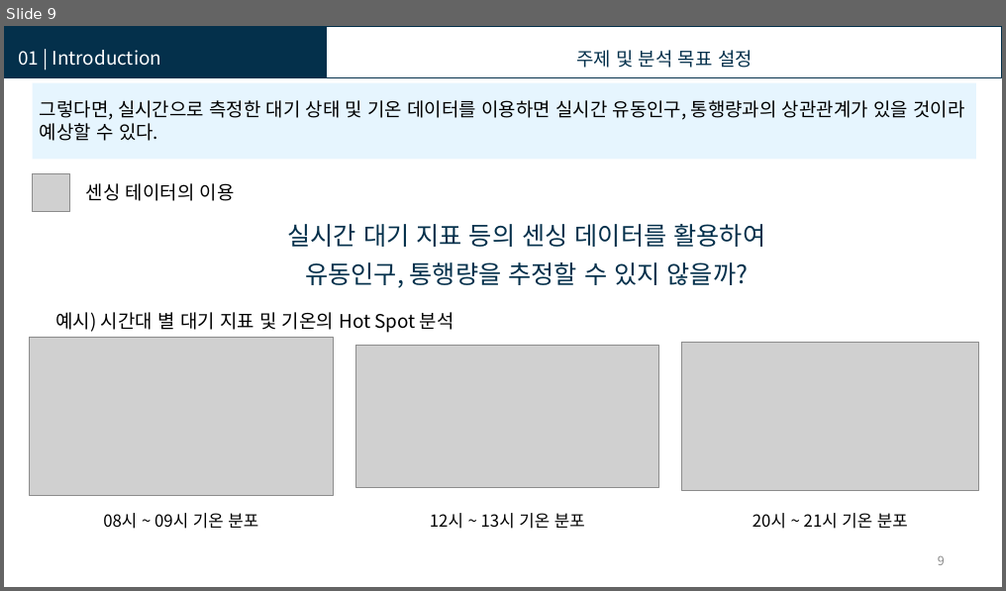
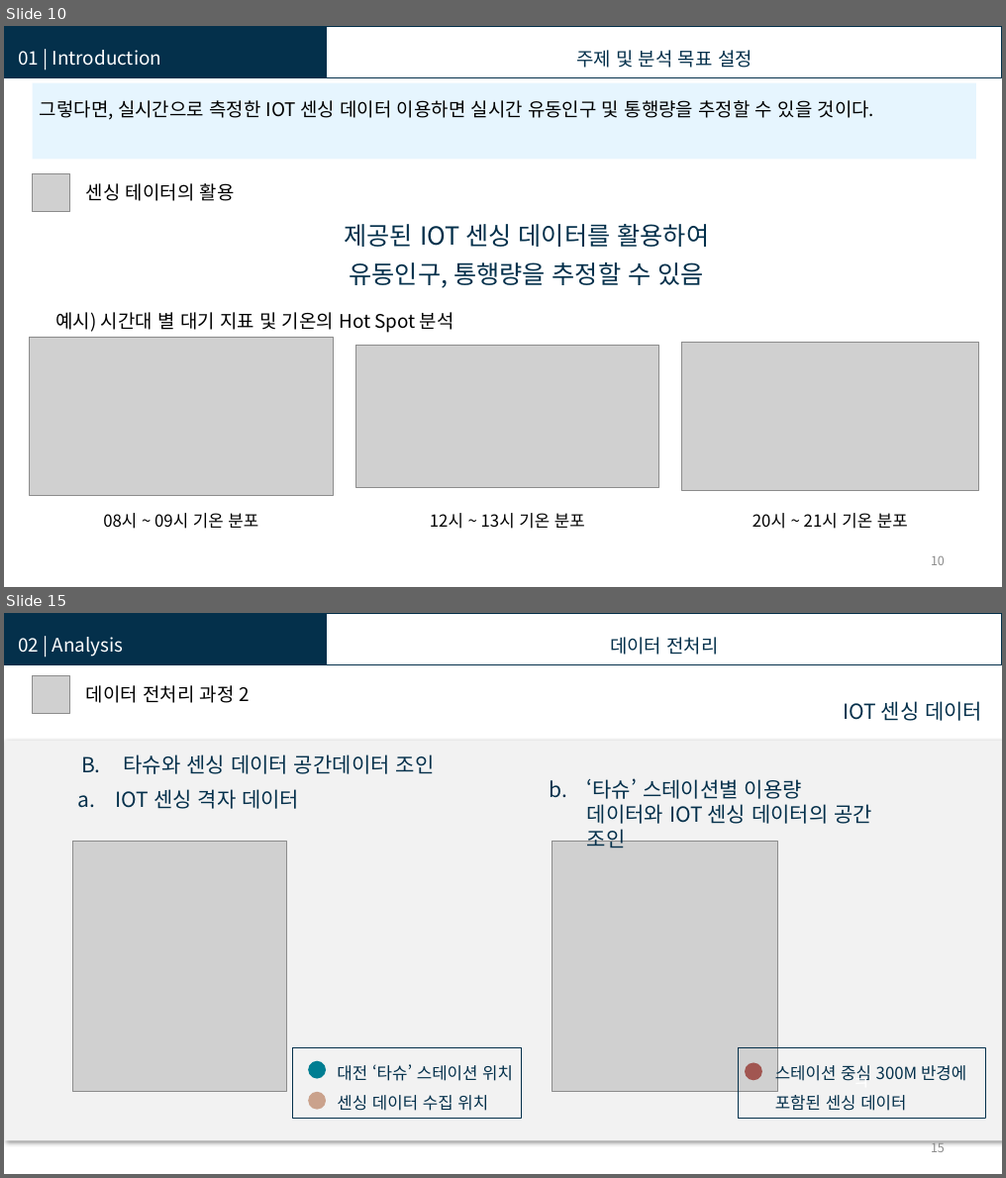
Before and after one commit to KISTI-hackathon-2017/Kangwon-Univ.-Team1, a slide deck: Presentation/U-Bike 타슈.pptx. Shown one above the other, each under a label of ours: slide 9 before the commit, slides 10 and 15 after it; the slides between them are not shown. The pictures are 1006x591 and 1006x1178 pixels, drawn with LibreOffice and Linux fonts; fonts in the diff are those of the drawing; grey boxes stand for pictures. Boxes give left, top, right and bottom in pixels: in the first picture for what was removed or moved away, otherwise in the second. Text is boxed around its words. In the diff, an @@ line names an element or a change of style, - is before the commit and + after.

```diff
--- a/Presentation/U-Bike 타슈.pptx
+++ b/Presentation/U-Bike 타슈.pptx
@@ slide 15 added at box(4, 613, 1002, 1174), background #FFFFFF @@
@@ rectangle added at box(4, 613, 326, 664), fill #04304B, outline #04304B 2 pt @@
@@ text added at box(18, 637, 124, 657), 18 pt, text #FFFFFF @@
+02 | Analysis
@@ rectangle added at box(326, 613, 1002, 664), outline #04304B 1 pt @@
@@ text added at box(610, 637, 719, 655), 18 pt, text #04304B @@
+  데이터 전처리
@@ picture added at box(33, 676, 70, 714) @@
@@ text added at box(86, 685, 250, 703), 18 pt, text #000000 @@
+데이터 전처리 과정 2
@@ text added at box(843, 701, 982, 721), 20 pt, text #04304B @@
+IOT 센싱 데이터
@@ rectangle added at box(5, 741, 1002, 1141), fill #F2F2F2 @@
@@ text added at box(124, 755, 435, 774), 20 pt, text #04304B @@
+B. 타슈와 센싱 데이터 공간데이터 조인
@@ text added at box(116, 789, 299, 809), 20 pt, text #04304B @@
+a. IOT 센싱 격자 데이터
@@ text added at box(587, 778, 872, 849), 20 pt, text #04304B @@
+b. ‘타슈’ 스테이션별 이용량 데이터와 IOT 센싱 데이터의 공간 조인
@@ picture added at box(73, 841, 287, 1091) @@
@@ picture added at box(552, 841, 778, 1091) @@
@@ group added at box(292, 1048, 521, 1118): 2 ellipses, 1 text, 1 rectangle @@
+대전 ‘타슈’ 스테이션 위치
+센싱 데이터 수집 위치
@@ rectangle added at box(739, 1048, 985, 1118), outline #04304B 0.25 pt, 18 pt, text #FFFFFF @@
+ㅋ
@@ ellipse added at box(746, 1062, 763, 1081), fill #A15651 @@
@@ text added at box(775, 1062, 966, 1111), 16 pt, text #04304B @@
+스테이션 중심 300M 반경에 포함된 센싱 데이터
@@ page number added at box(931, 1141, 944, 1153), 12 pt, text #8C8C8C @@
+15
@@ what was slide 9 is now slide 10 @@
@@ slide 10 changed as well @@
@@ text at box(40, 100, 874, 120): text changed @@
-그렇다면, 실시간으로 측정한 대기 상태 및 기온 데이터를 이용하면 실시간 유동인구, 통행량과의 상관관계가 있을 것이라 예상할 수 있다.
+그렇다면, 실시간으로 측정한 IOT 센싱 데이터 이용하면 실시간 유동인구 및 통행량을 추정할 수 있을 것이다.
@@ text at box(86, 183, 235, 201): text changed @@
-센싱 테이터의 이용
+센싱 테이터의 활용
@@ text at box(344, 224, 709, 288): text changed @@
-실시간 대기 지표 등의 센싱 데이터를 활용하여
-유동인구, 통행량을 추정할 수 있지 않을까?
+제공된 IOT 센싱 데이터를 활용하여
+유동인구, 통행량을 추정할 수 있음
@@ page number at box(931, 557, 944, 566): text changed @@
-9
+10
```
Also in this commit, not shown: 6 other slides changed, 12 other slides added, 2 slides removed.
